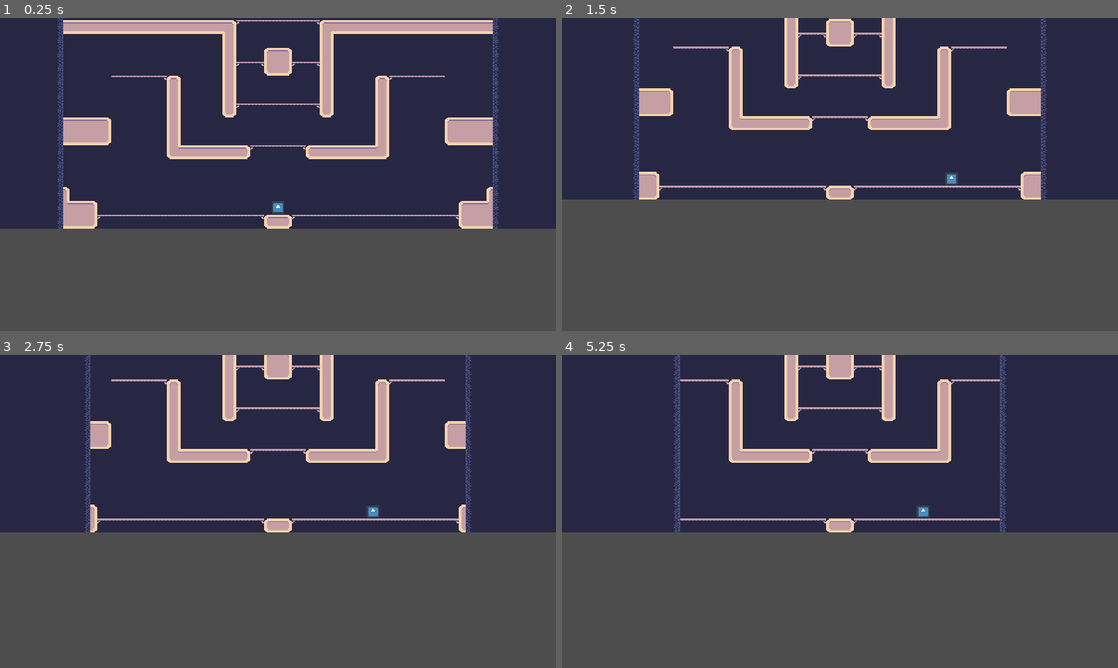
Above: before the commit, frames 1-4 (two rows, left to right).
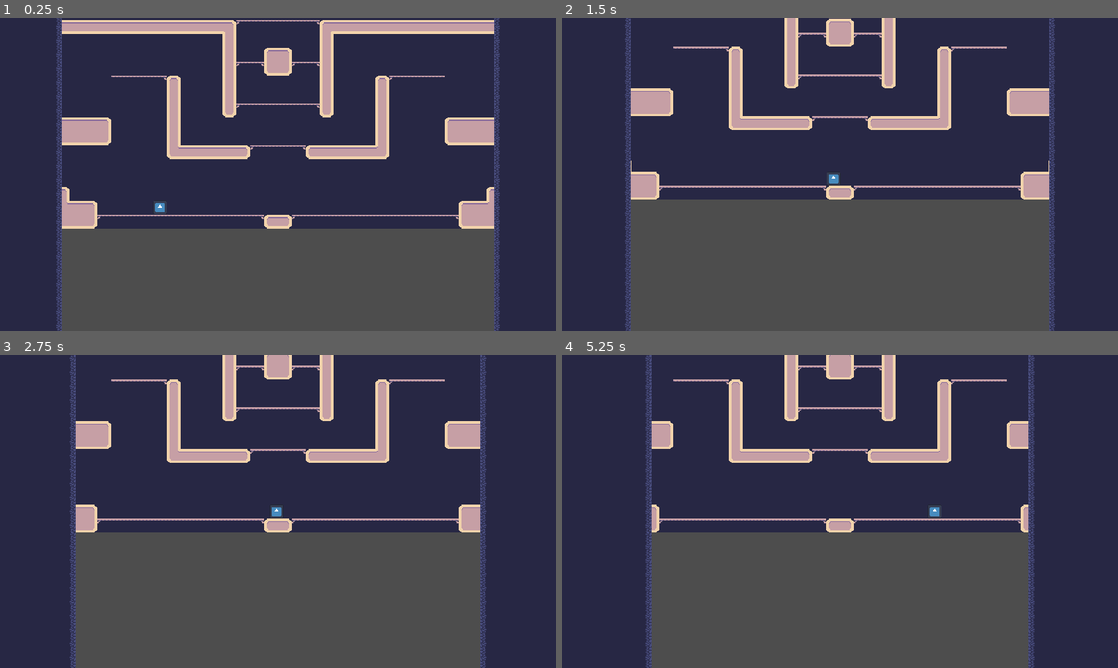
Above: after the commit, the same moments.

Repository: Askerad/LD54
Game: Godot game, scene res://levels/level.tscn
Same seed, same stepped clock (60 frames per second), same inputs: the game is played once before the commit and once after it. The engine's default icon, where the game draws it, is replaced by a stand-in: a white triangle on a blue panel in a dark square.
Inputs:
- Up to frame 1 (0.25 s): no input
- Up to frame 2 (1.5 s): tap Enter (ui_accept) at 0.5 s; hold D (right) from 0.53 s (still down); tap W (jump) at 0.77 s
- Up to frame 3 (2.75 s): tap W (jump) at 1.52 s; release D (right) at 2.03 s; hold A (left) from 2.03 s (still down)
- Up to frame 4 (5.25 s): release A (left) at 2.78 s; hold D (right) 2.78-4.28 s; tap W (jump) at 3.02, 3.77, 4.52 s; hold A (left) 4.28-5.03 s; hold D (right) from 5.03 s (still down)

The runs differ from the first frame. In frame 1, 8.4% of the frame differs, in the area x 0-100%, y 0-100%; in frame 2, 12%; in frame 3, 14%; in frame 4, 16%.

Commit message:
Infinite walls !

Diff:
--- a/levels/WallManager.gd
+++ b/levels/WallManager.gd
@@ -1,4 +1,5 @@
 extends Node2D
+
 
 @export var espacement: float = 1000;
 @export var speed: float = 50;
@@ -9,7 +10,7 @@
 
 	if espacement < 0 : espacement = 0;
 
-	$"Wall Left".position.x = -espacement/2
-	$"Wall Right".position.x = espacement/2
+	$"ParallaxBackground/ParallaxLayer/Wall Left".position.x = -espacement/2
+	$"ParallaxBackground/ParallaxLayer/Wall Right".position.x = espacement/2
 
 	pass
--- a/levels/level.tscn
+++ b/levels/level.tscn
@@ -24,3 +24,6 @@
 target = NodePath("../CharacterBody2D")
 
 [node name="WallManager" parent="." instance=ExtResource("5_epft5")]
+position = Vector2(0, 720)
+rotation = 1.88146
+speed = 25.0
--- a/wall_manager.tscn
+++ b/wall_manager.tscn
@@ -3,32 +3,39 @@
 [ext_resource type="Script" path="res://levels/WallManager.gd" id="1_xyimt"]
 [ext_resource type="Texture2D" uid="uid://bwbj60ugn1vko" path="res://assets/dev/wall/wall.png" id="2_tfx4y"]
 
+[sub_resource type="WorldBoundaryShape2D" id="WorldBoundaryShape2D_dvvce"]
+normal = Vector2(-1, 0)
+
 [sub_resource type="WorldBoundaryShape2D" id="WorldBoundaryShape2D_da4fg"]
 normal = Vector2(1, 0)
-
-[sub_resource type="WorldBoundaryShape2D" id="WorldBoundaryShape2D_dvvce"]
-normal = Vector2(-1, 0)
 
 [node name="WallManager" type="Node2D"]
 script = ExtResource("1_xyimt")
 
-[node name="Wall Left" type="Sprite2D" parent="."]
-position = Vector2(-239, 0)
-texture = ExtResource("2_tfx4y")
-offset = Vector2(-320, 0)
+[node name="ParallaxBackground" type="ParallaxBackground" parent="."]
+layer = 100
+scroll_base_offset = Vector2(640, 0)
 
-[node name="StaticBody2D" type="StaticBody2D" parent="Wall Left"]
+[node name="ParallaxLayer" type="ParallaxLayer" parent="ParallaxBackground"]
+motion_mirroring = Vector2(0, 720)
 
-[node name="CollisionShape2D" type="CollisionShape2D" parent="Wall Left/StaticBody2D"]
-shape = SubResource("WorldBoundaryShape2D_da4fg")
-
-[node name="Wall Right" type="Sprite2D" parent="."]
-position = Vector2(384, 0)
+[node name="Wall Right" type="Sprite2D" parent="ParallaxBackground/ParallaxLayer"]
+position = Vector2(384, 360)
 texture = ExtResource("2_tfx4y")
 offset = Vector2(320, 0)
 flip_h = true
 
-[node name="StaticBody2D" type="StaticBody2D" parent="Wall Right"]
+[node name="StaticBody2D" type="StaticBody2D" parent="ParallaxBackground/ParallaxLayer/Wall Right"]
 
-[node name="CollisionShape2D" type="CollisionShape2D" parent="Wall Right/StaticBody2D"]
+[node name="CollisionShape2D" type="CollisionShape2D" parent="ParallaxBackground/ParallaxLayer/Wall Right/StaticBody2D"]
 shape = SubResource("WorldBoundaryShape2D_dvvce")
+
+[node name="Wall Left" type="Sprite2D" parent="ParallaxBackground/ParallaxLayer"]
+position = Vector2(-239, 360)
+texture = ExtResource("2_tfx4y")
+offset = Vector2(-320, 0)
+
+[node name="StaticBody2D" type="StaticBody2D" parent="ParallaxBackground/ParallaxLayer/Wall Left"]
+
+[node name="CollisionShape2D" type="CollisionShape2D" parent="ParallaxBackground/ParallaxLayer/Wall Left/StaticBody2D"]
+shape = SubResource("WorldBoundaryShape2D_da4fg")
